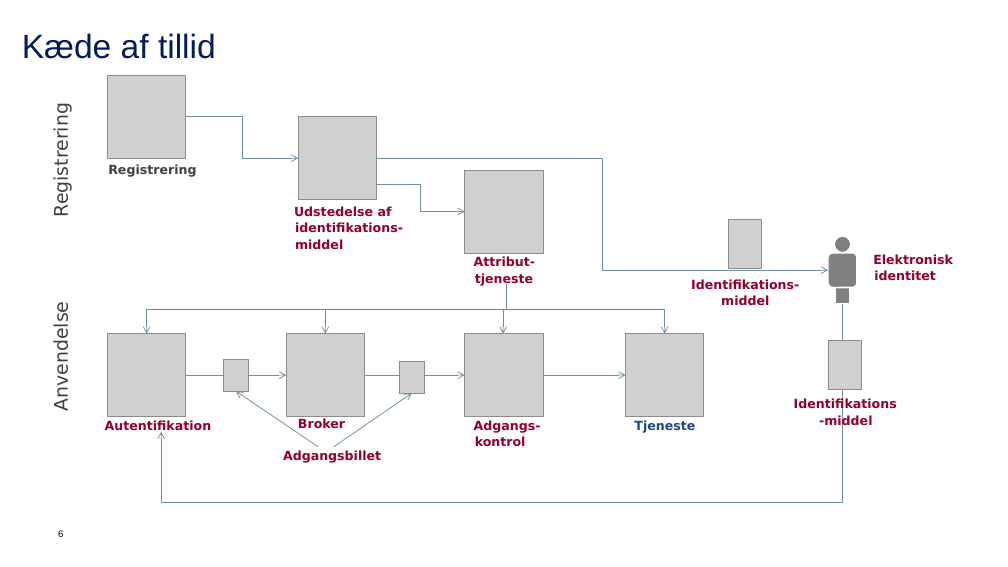
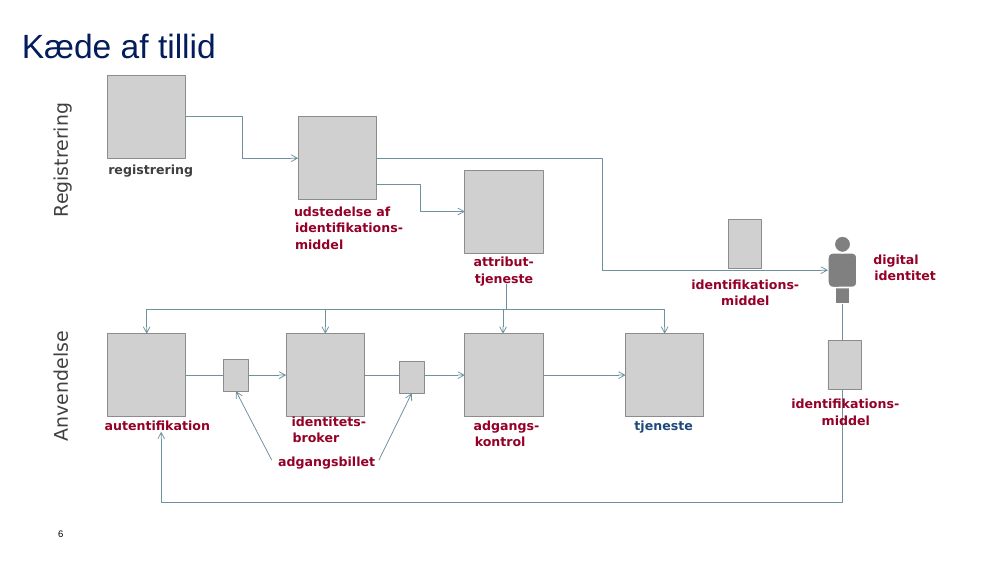
Before and after one commit to digst/trust, a slide deck: slide 6 of Figurer.pptx. Drawn at 1008x567 pixels with LibreOffice and Linux fonts; fonts in the diff are those of the drawing; grey boxes stand for pictures; background and template pictures are left out. Boxes give left, top, right and bottom in pixels: in the first picture for what was removed or moved away, otherwise in the second. Text is boxed around its words. In the diff, an @@ line names an element or a change of style, - is before the commit and + after.

```diff
--- a/Figurer.pptx
+++ b/Figurer.pptx
@@ text at bbox=[108, 164, 193, 177]: text changed @@
-Registrering
+registrering
@@ text at bbox=[294, 206, 403, 249]: text changed @@
-Udstedelse af identifikations-middel
+udstedelse af identifikations-middel
@@ text at bbox=[474, 256, 534, 286]: text changed @@
-Attribut-tjeneste
+attribut-tjeneste
@@ text at bbox=[873, 254, 936, 280]: text changed @@
-Elektronisk identitet
+digital identitet
@@ text "Anvendelse": place and size @@
-text "Anvendelse" at bbox=[50, 313, 72, 408]
+text "Anvendelse" at bbox=[50, 343, 72, 438]
@@ arrow moved from (318, 447) - (236, 391) to (271, 461) - (236, 391) @@
@@ text at bbox=[292, 416, 366, 442]: text changed @@
-Broker
+identitets-broker
@@ arrow moved from (333, 447) - (412, 393) to (379, 461) - (412, 393) @@
@@ text at bbox=[791, 398, 899, 429]: text changed @@
-Identifikations-middel
+identifikations-middel
@@ text at bbox=[105, 420, 210, 434]: text changed @@
-Autentifikation
+autentifikation
@@ text at bbox=[474, 420, 540, 446]: text changed @@
-Adgangs-kontrol
+adgangs-kontrol
@@ text at bbox=[634, 420, 692, 433]: text changed @@
-Tjeneste
+tjeneste
@@ text at bbox=[278, 456, 375, 469]: text changed @@
-Adgangsbillet
+adgangsbillet
```
Also in this commit, not shown: 5 other slides changed, 19 other files.
